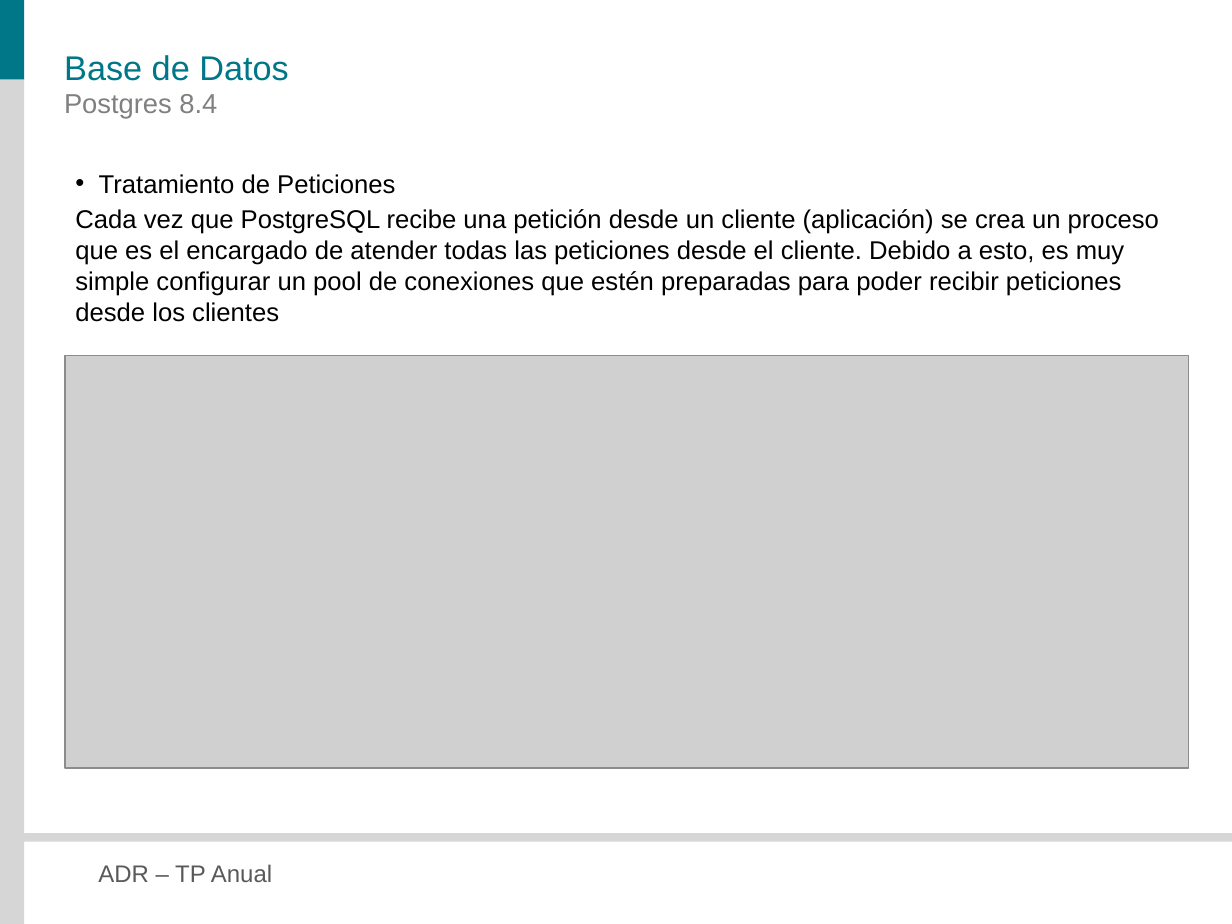
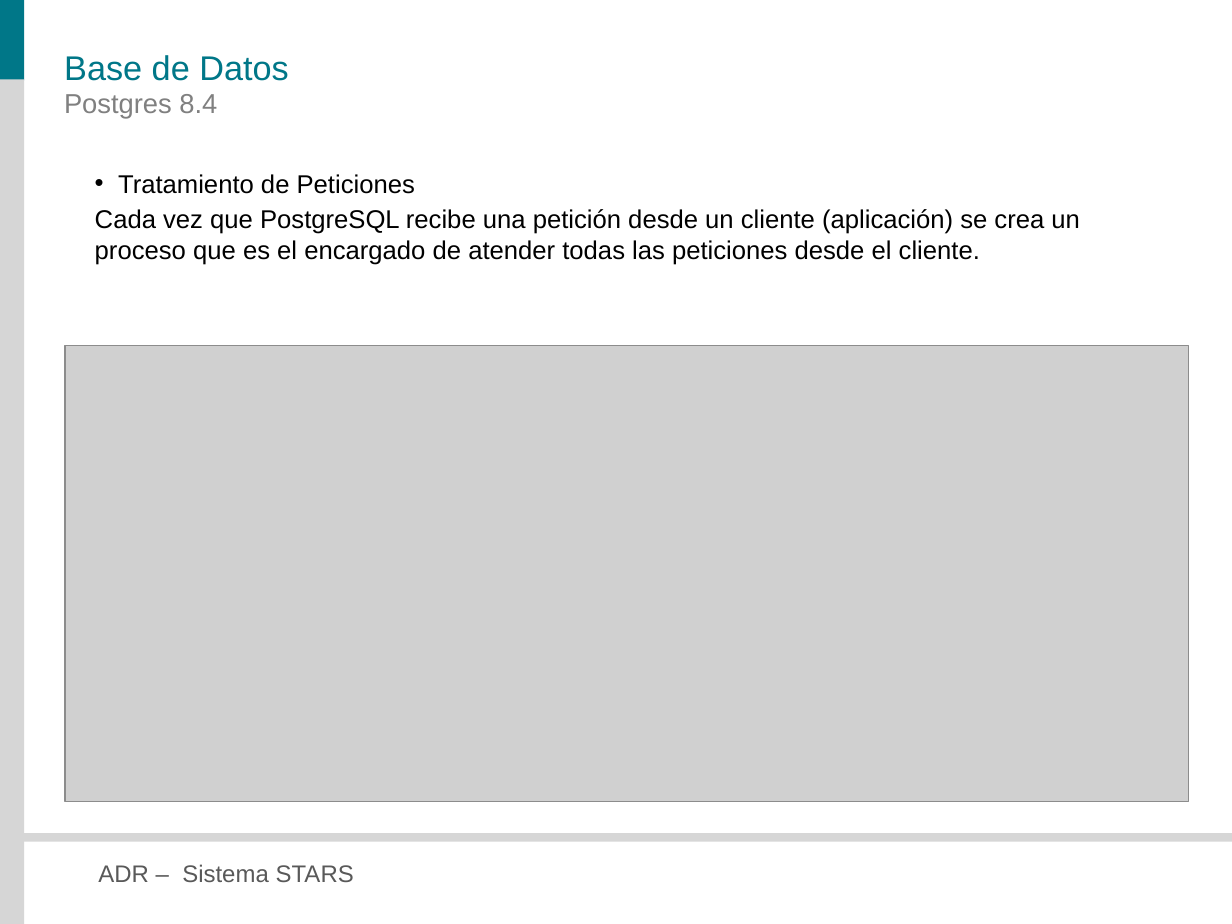
Before and after one commit to veritoreinoso/adr-2010, a slide deck: slide 8 of Presentacion.pptx. Drawn at 1232x924 pixels with LibreOffice and Linux fonts; fonts in the diff are those of the drawing; grey boxes stand for pictures. Boxes give left, top, right and bottom in pixels: in the first picture for what was removed or moved away, otherwise in the second. Text is boxed around its words. In the diff, an @@ line names an element or a change of style, - is before the commit and + after.

```diff
--- a/Presentacion.pptx
+++ b/Presentacion.pptx
@@ text "Tratamiento de Peticiones": place and size @@
-text "Tratamiento de Peticiones" at (75,174,1159,322)
+text "Tratamiento de Peticiones" at (95,174,1080,265)
@@ text at (95,209,1080,265): text changed @@
-Cada vez que PostgreSQL recibe una petición desde un cliente (aplicación) se crea un proceso que es el encargado de atender todas las peticiones desde el cliente. Debido a esto, es muy simple configurar un pool de conexiones que estén preparadas para poder recibir peticiones desde los clientes
+Cada vez que PostgreSQL recibe una petición desde un cliente (aplicación) se crea un proceso que es el encargado de atender todas las peticiones desde el cliente.
@@ picture: place and size @@
-picture at (65,355,1189,768)
+picture at (65,346,1189,802)
@@ text at (98,864,354,882): text changed @@
-ADR – TP Anual
+ADR – Sistema STARS
```
Also in this commit, not shown: 31 other slides changed, 1 slide added, 1 slide removed.
